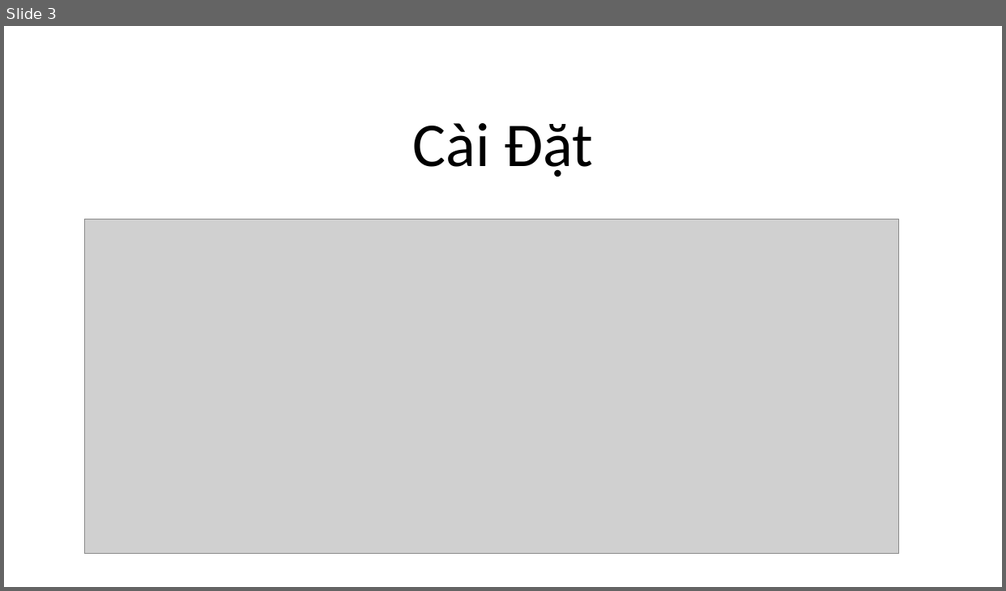
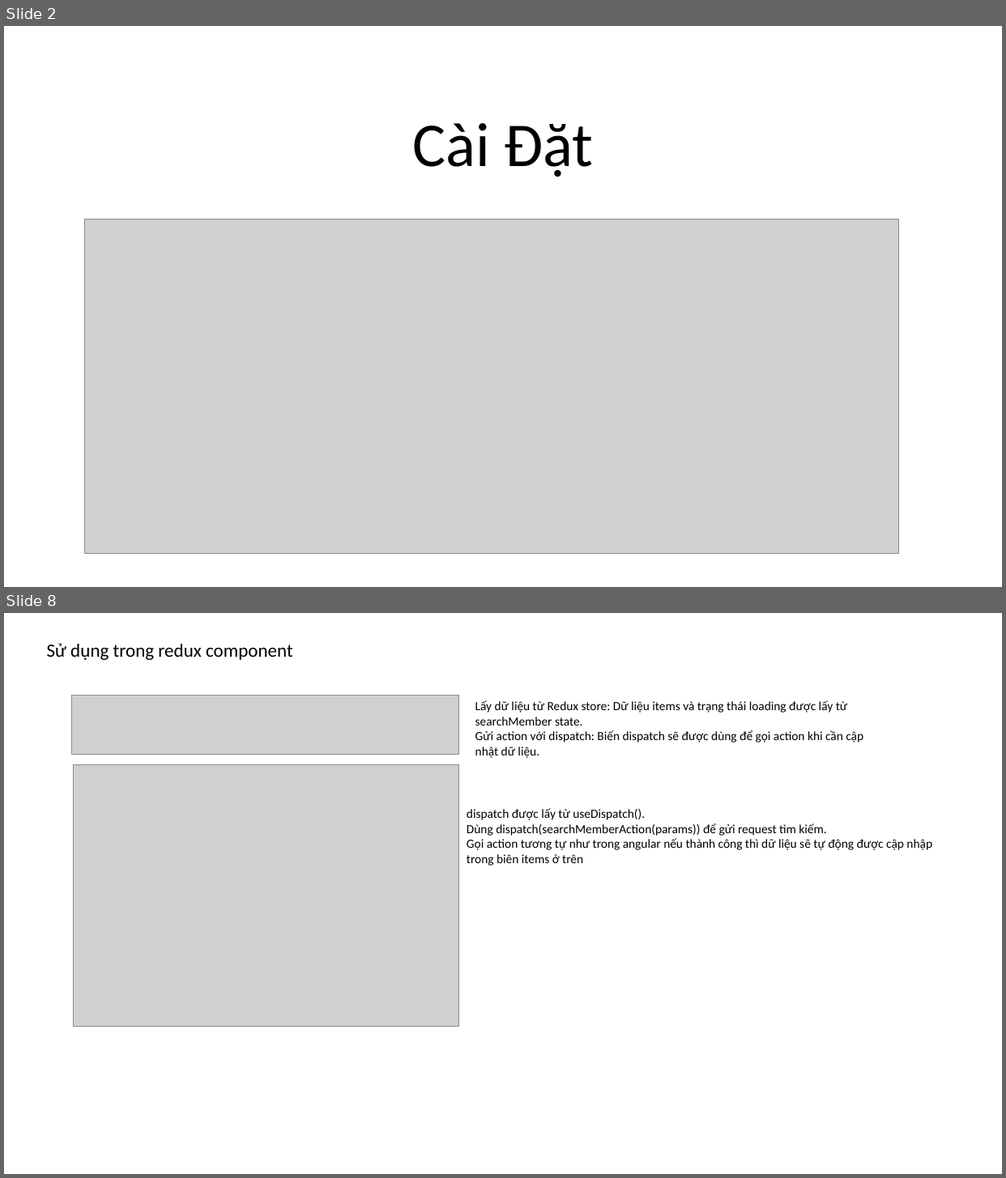
Before and after one commit to petertranhoanglinh/myoffice_demo, a slide deck: dos/React.pptx. Shown one above the other, each under a label of ours: slide 3 before the commit, slides 2 and 8 after it; the slides between them are not shown. The pictures are 1006x591 and 1006x1178 pixels, drawn with LibreOffice and Linux fonts; fonts in the diff are those of the drawing; grey boxes stand for pictures. Boxes give left, top, right and bottom in pixels: in the first picture for what was removed or moved away, otherwise in the second. Text is boxed around its words. In the diff, an @@ line names an element or a change of style, - is before the commit and + after.

```diff
--- a/dos/React.pptx
+++ b/dos/React.pptx
@@ slide 8 added at (4, 613, 1002, 1174), background #FFFFFF @@
@@ title added at (47, 643, 293, 660), 18 pt, text #000000 @@
+Sử dụng trong redux component
@@ picture added at (72, 695, 459, 755) @@
@@ text added at (475, 700, 863, 758), 12 pt, text #000000 @@
+Lấy dữ liệu từ Redux store: Dữ liệu items và trạng thái loading được lấy từ searchMember state.
+Gửi action với dispatch: Biến dispatch sẽ được dùng để gọi action khi cần cập nhật dữ liệu.
@@ picture added at (74, 765, 459, 1026) @@
@@ text added at (467, 808, 932, 866), 12 pt, text #000000 @@
+dispatch được lấy từ useDispatch().
+Dùng dispatch(searchMemberAction(params)) để gửi request tìm kiếm.
+Gọi action tương tự như trong angular nếu thành công thì dữ liệu sẽ tự động được cập nhập trong biên items ở trên
@@ what was slide 3 is now slide 2 @@
```
Also in this commit, not shown: 1 slide changed, 7 other slides added, 14 slides removed, 5 other files.
